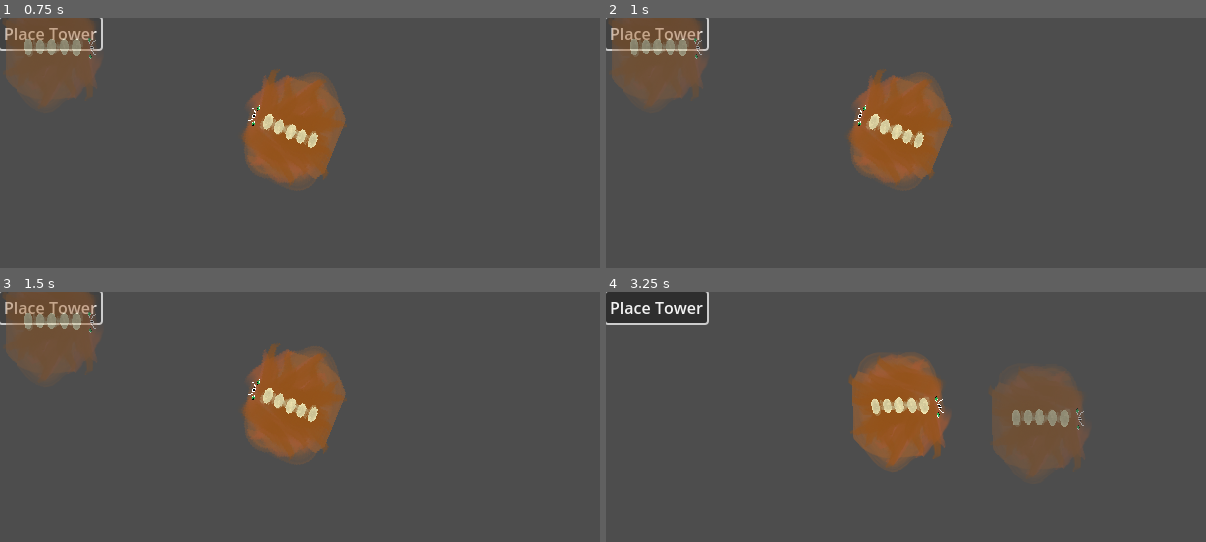
Above: before the commit, frames 1-4 (two rows, left to right).
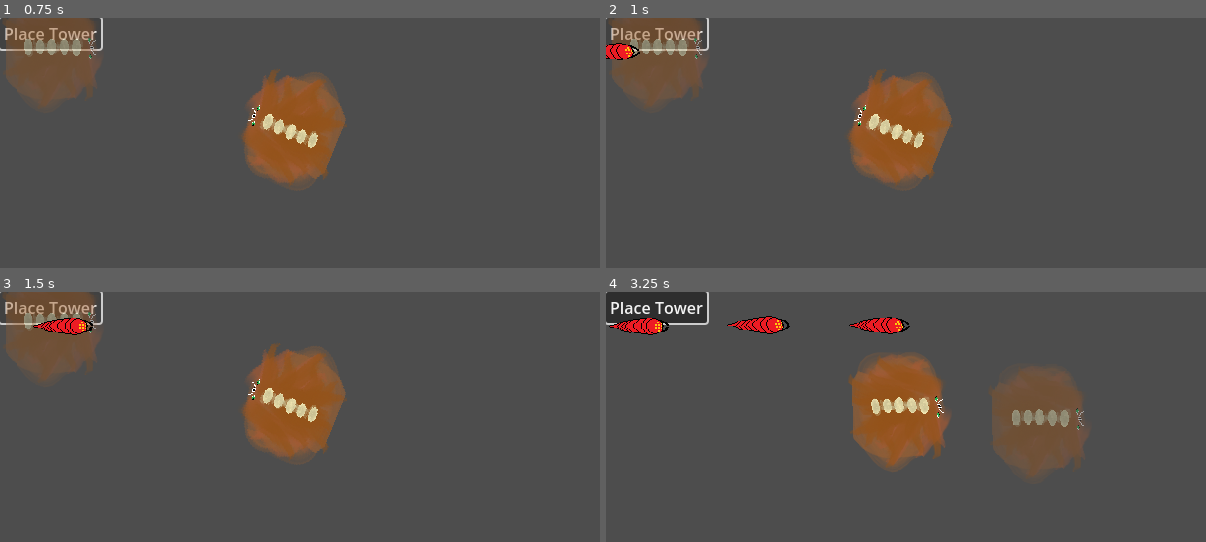
Above: after the commit, the same moments.

Repository: Moonlock/jameGam
Game: Godot game, scene res://thing_jam.tscn
Two runs of this game, one before a commit and one after it. Both use one fixed random seed, a clock stepped at 60 frames per second and the inputs below.
Inputs (mouse positions are in pixels of both pictures, inside the frame that each line leads up to):
- Up to frame 1 (0.75 s): click "Place Tower" at 0.5 s
- Up to frame 2 (1 s): no input
- Up to frame 3 (1.5 s): click "Place Tower" at 1.25 s
- Up to frame 4 (3.25 s): click "Place Tower" at 2 s; tap Enter (ui_accept) at 2.75, 3.02 s; move the mouse to (1038, 404) at 2.77 s

Frame 1 is identical in both runs. In frame 2, 0.3% of the frame differs, in the area x 0-6%, y 10-17%; in frame 3, 0.4%; in frame 4, 1.3%, in the area x 0-51%, y 9-18%.
Error in both runs: Invalid access to property or key 'position' on a base object of type 'InputEventKey'. (res://Towers/place_tower_button.gd:28)

Commit message:
Fix timer

Diff:
--- a/thing_jam.tscn
+++ b/thing_jam.tscn
@@ -1,10 +1,9 @@
-[gd_scene load_steps=4 format=3 uid="uid://bk1ol31gv4shw"]
+[gd_scene load_steps=5 format=3 uid="uid://bk1ol31gv4shw"]
 
 [ext_resource type="Script" uid="uid://buwvqlafeq20v" path="res://thing_jam.gd" id="1_udhia"]
 [ext_resource type="PackedScene" uid="uid://brpgntw6o4oyo" path="res://Towers/monster_tower.tscn" id="2_y3g1b"]
 [ext_resource type="Script" uid="uid://cjeefxfi8r8xj" path="res://timer.gd" id="3_udhia"]
-[ext_resource type="PackedScene" uid="uid://dnq5xscj2u3fk" path="res://path.tscn" id="3_owrrb"]
-[ext_resource type="PackedScene" uid="uid://bo3ewv2iadgxw" path="res://Towers/place_tower_button.tscn" id="3_udhia"]
+[ext_resource type="PackedScene" path="res://Towers/place_tower_button.tscn" id="4_owrrb"]
 
 [node name="thingJam" type="Node2D"]
 script = ExtResource("1_udhia")
@@ -20,6 +19,7 @@
 wait_time = 5.0
 one_shot = true
 
+[node name="PlaceTowerButton" parent="." instance=ExtResource("4_owrrb")]
+
 [connection signal="timeout" from="Timer" to="Timer" method="_on_timer_timeout"]
 [connection signal="timeout" from="Timer/NextPhaseTimer" to="Timer" method="_on_next_phase_timer_timeout"]
-[node name="PlaceTowerButton" parent="." instance=ExtResource("3_udhia")]
